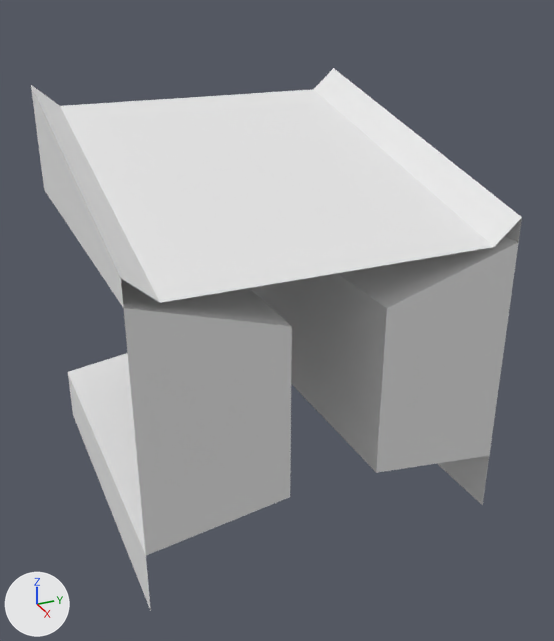
The OBJ model assets/Slope4.obj: old version first, new version second.
Both versions are drawn from a 50 mm camera at (15.36, -6.4, 11.04) aimed at (0.55, 0.26, 3.64). Arrows for +X, +Y and +Z are at lower left; the lights stay in place. Where no turn or scale is listed for an object, it has been applied to the vertices.

Names of what the first picture shows: 'Slope4_Cube.015'.
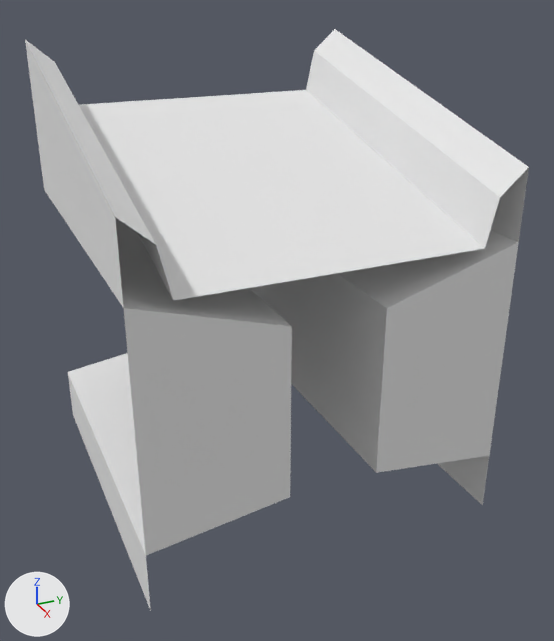
What changed in the scene script:
```text
Change me_slope4_cube_015:
    used by ob_slope4_cube_015; location = (0.0, 0.0, 0.0)
    before: 0 (4.0, -3.39, 6.07) at pixel (160, 302), 1 (4.0, -4.0, 6.6) at pixel (120, 278), 2 (-4.0, -3.39, 8.07) at pixel (59, 105), 3 (-4.0, -4.0, 8.6) at pixel (30, 84)
    before: 19 (4.0, 3.39, 6.07) at pixel (494, 246), 20 (4.0, 4.0, 6.6) at pixel (522, 217), 21 (-4.0, 3.39, 8.07) at pixel (313, 89), 22 (-4.0, 4.0, 8.6) at pixel (333, 67)
    remove me_slope4_cube_015.from_pydata(...)  # 43 vertices, 32 faces; spans x -4.0..4.0, y -4.0..4.0, z -0.6..8.6
    add me_slope4_cube_015.from_pydata(...)  # 43 vertices, 32 faces; spans x -4.0..4.0, y -4.0..4.0, z -0.6..9.6
    me_slope4_cube_015 part 1
    add for i in [*range(0, 4)]: me_slope4_cube_015.vertices[i].co += Vector((0.0, 0.0, 1.0))
    me_slope4_cube_015 part 2
    add for i in [*range(19, 23)]: me_slope4_cube_015.vertices[i].co += Vector((0.0, 0.0, 1.0))
    me_slope4_cube_015 part 3: edges marked sharp go from 36 to 38
```

What differs and where, as boxes (x1, y1, x2, y2) in the pictures (554 x 641 px; the box of a moved part takes in the faces that stretch with it):
'Slope4_Cube.015', reshaped (7% taller): before (31, 68, 522, 611); after (25, 29, 529, 611)
part 1 of me_slope4_cube_015, moved or reshaped: before (31, 85, 173, 307); after (25, 39, 173, 307)
part 2 of me_slope4_cube_015, moved or reshaped: before (307, 68, 522, 248); after (306, 29, 529, 248)
part 3 of me_slope4_cube_015, shading changed: (68, 90, 519, 611) in both
